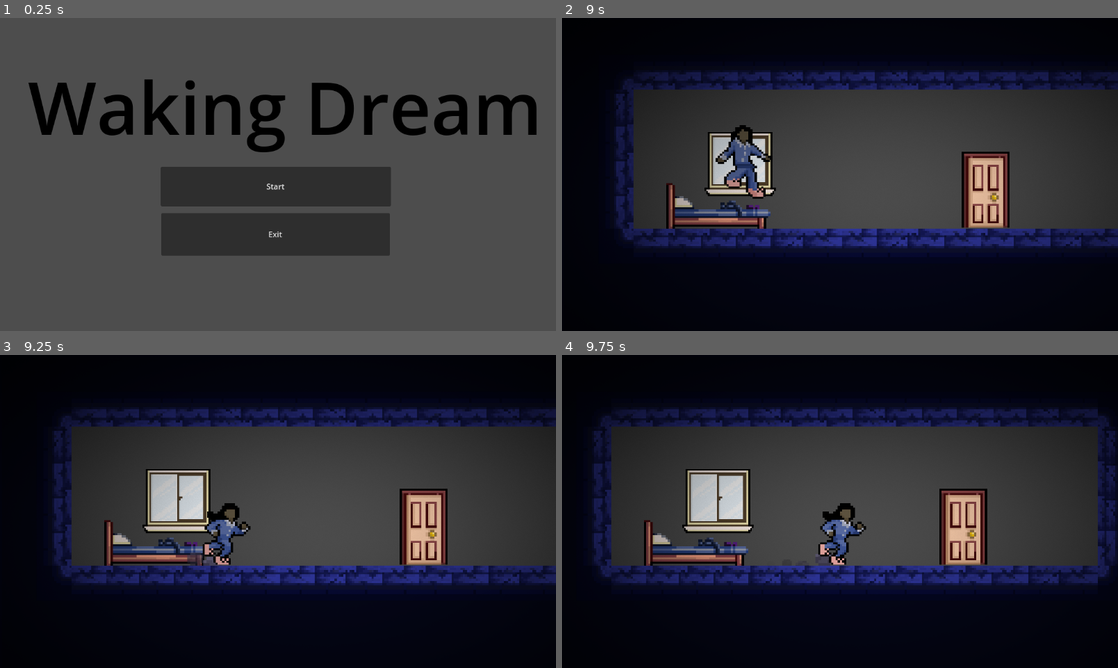
Above: before the commit, frames 1-4 (two rows, left to right).
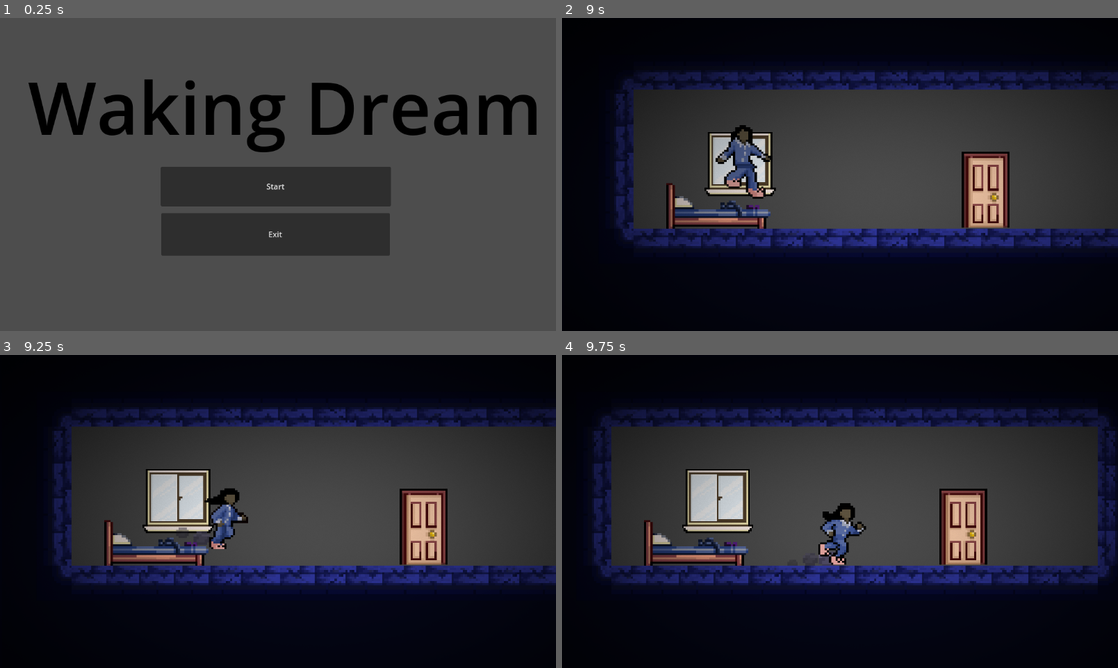
Above: after the commit, the same moments.

Repository: Bohsav/GMTK2025
Game: Godot game, scene res://Scenes/UI/MainMenu.tscn
Same seed, same stepped clock (60 frames per second), same inputs: the game is played once before the commit and once after it.
Inputs (mouse positions are in pixels of both pictures, inside the frame that each line leads up to):
- Up to frame 1 (0.25 s): no input
- Up to frame 2 (9 s): click "Start" at 0.5 s; tap Enter at 1.25 s; move the mouse to (962, 158) at 1.27 s; press the mouse at (962, 158) at 1.28 s; hold D (move_right) 1.28-2.78 s; tap Space (jump) at 1.52, 2, 2.27, 3.77, 4.52, 5.27, 6.77, 7.52, 8.27 s; move the mouse to (728, 190) at 2.02 s; release the mouse at (728, 190) at 2.03 s; click (728, 190) at 2.1 s; move the mouse to (984, 190) at 2.77 s; press the mouse at (984, 190) at 2.78 s; hold A (move_left) 2.78-3.53 s; move the mouse to (717, 205) at 3.52 s; release the mouse at (717, 205) at 3.53 s; hold D (move_right) 3.53-5.03 s; click (717, 205) at 3.6 s; move the mouse to (745, 161) at 4.27 s; press the mouse at (745, 161) at 4.28 s; move the mouse to (673, 127) at 5.02 s; release the mouse at (673, 127) at 5.03 s; hold A (move_left) 5.03-5.78 s; click (673, 127) at 5.1 s; move the mouse to (867, 174) at 5.77 s; press the mouse at (867, 174) at 5.78 s; hold D (move_right) 5.78-6.53 s; move the mouse to (756, 96) at 6.52 s; release the mouse at (756, 96) at 6.53 s; hold A (move_left) 6.53-8.03 s; click (756, 96) at 6.6 s; move the mouse to (962, 158) at 7.27 s; press the mouse at (962, 158) at 7.28 s; move the mouse to (728, 190) at 8.02 s; release the mouse at (728, 190) at 8.03 s; hold D (move_right) from 8.03 s (still down); click (728, 190) at 8.1 s; move the mouse to (895, 105) at 8.77 s; press the mouse at (895, 105) at 8.78 s
- Up to frame 3 (9.25 s): keep holding D (move_right)
- Up to frame 4 (9.75 s): keep holding D (move_right); move the mouse to (812, 574) at 9.52 s; release the mouse at (812, 574) at 9.53 s; click (812, 574) at 9.6 s

Frames 1-2 are identical in both runs. In frame 3, 1.2% of the frame differs, in the area x 31-46%, y 42-68%; in frame 4, less than 0.1%.

Commit message:
Collision addition
- Fixed interaction area for objects
- Added collisions on top of objects

Diff:
--- a/Scenes/Objects/AlarmClock.tscn
+++ b/Scenes/Objects/AlarmClock.tscn
@@ -10,7 +10,7 @@
 "
 
 [sub_resource type="RectangleShape2D" id="RectangleShape2D_iobnl"]
-size = Vector2(48, 22)
+size = Vector2(8, 4)
 
 [node name="AlarmClock" type="Node2D"]
 script = SubResource("GDScript_nic05")
@@ -21,6 +21,7 @@
 [node name="Area2D" type="Area2D" parent="."]
 
 [node name="CollisionShape2D" type="CollisionShape2D" parent="Area2D"]
+position = Vector2(89, 11)
 shape = SubResource("RectangleShape2D_iobnl")
 
 [connection signal="mouse_entered" from="Area2D" to="." method="_on_area_2d_mouse_entered"]
--- a/Scenes/Objects/Bed.tscn
+++ b/Scenes/Objects/Bed.tscn
@@ -12,6 +12,9 @@
 [sub_resource type="RectangleShape2D" id="RectangleShape2D_iobnl"]
 size = Vector2(48, 22)
 
+[sub_resource type="RectangleShape2D" id="RectangleShape2D_qv3i6"]
+size = Vector2(44, 9.75)
+
 [node name="Bed" type="Node2D"]
 script = SubResource("GDScript_nic05")
 
@@ -23,5 +26,12 @@
 [node name="CollisionShape2D" type="CollisionShape2D" parent="Area2D"]
 shape = SubResource("RectangleShape2D_iobnl")
 
+[node name="StaticBody2D" type="StaticBody2D" parent="."]
+
+[node name="CollisionShape2D" type="CollisionShape2D" parent="StaticBody2D"]
+position = Vector2(2, 6.125)
+shape = SubResource("RectangleShape2D_qv3i6")
+one_way_collision = true
+
 [connection signal="mouse_entered" from="Area2D" to="." method="_on_area_2d_mouse_entered"]
 [connection signal="mouse_exited" from="Area2D" to="." method="_on_area_2d_mouse_exited"]
--- a/Scenes/Objects/Key.tscn
+++ b/Scenes/Objects/Chair.tscn
@@ -13,16 +13,26 @@
 [sub_resource type="RectangleShape2D" id="RectangleShape2D_iobnl"]
 size = Vector2(28, 32)
 
+[sub_resource type="RectangleShape2D" id="RectangleShape2D_12uth"]
+size = Vector2(28, 14)
+
 [node name="Chair" type="Node2D"]
 script = SubResource("GDScript_nic05")
 
 [node name="Sprite" type="Sprite2D" parent="."]
-texture = ExtResource("1_f5qjs")
+texture = ExtResource("1_12uth")
 
 [node name="Area2D" type="Area2D" parent="."]
 
 [node name="CollisionShape2D" type="CollisionShape2D" parent="Area2D"]
 shape = SubResource("RectangleShape2D_iobnl")
 
+[node name="StaticBody2D" type="StaticBody2D" parent="."]
+
+[node name="CollisionShape2D" type="CollisionShape2D" parent="StaticBody2D"]
+position = Vector2(0, 9)
+shape = SubResource("RectangleShape2D_12uth")
+one_way_collision = true
+
 [connection signal="mouse_entered" from="Area2D" to="." method="_on_area_2d_mouse_entered"]
 [connection signal="mouse_exited" from="Area2D" to="." method="_on_area_2d_mouse_exited"]
--- a/Scenes/Objects/CoatHanger.tscn
+++ b/Scenes/Objects/CoatHanger.tscn
@@ -10,7 +10,7 @@
 "
 
 [sub_resource type="RectangleShape2D" id="RectangleShape2D_iobnl"]
-size = Vector2(48, 22)
+size = Vector2(18, 57)
 
 [node name="CoatHanger" type="Node2D"]
 script = SubResource("GDScript_nic05")
@@ -21,6 +21,7 @@
 [node name="Area2D" type="Area2D" parent="."]
 
 [node name="CollisionShape2D" type="CollisionShape2D" parent="Area2D"]
+position = Vector2(0, 2.5)
 shape = SubResource("RectangleShape2D_iobnl")
 
 [connection signal="mouse_entered" from="Area2D" to="." method="_on_area_2d_mouse_entered"]
--- a/Scenes/Objects/Computer.tscn
+++ b/Scenes/Objects/Computer.tscn
@@ -10,7 +10,10 @@
 "
 
 [sub_resource type="RectangleShape2D" id="RectangleShape2D_iobnl"]
-size = Vector2(48, 22)
+size = Vector2(29, 27)
+
+[sub_resource type="RectangleShape2D" id="RectangleShape2D_s8nc4"]
+size = Vector2(29, 15.875)
 
 [node name="Computer" type="Node2D"]
 script = SubResource("GDScript_nic05")
@@ -21,7 +24,15 @@
 [node name="Area2D" type="Area2D" parent="."]
 
 [node name="CollisionShape2D" type="CollisionShape2D" parent="Area2D"]
+position = Vector2(-0.5, 2.5)
 shape = SubResource("RectangleShape2D_iobnl")
+
+[node name="StaticBody2D" type="StaticBody2D" parent="."]
+
+[node name="CollisionShape2D" type="CollisionShape2D" parent="StaticBody2D"]
+position = Vector2(-0.5, 7.9375)
+shape = SubResource("RectangleShape2D_s8nc4")
+one_way_collision = true
 
 [connection signal="mouse_entered" from="Area2D" to="." method="_on_area_2d_mouse_entered"]
 [connection signal="mouse_exited" from="Area2D" to="." method="_on_area_2d_mouse_exited"]
--- a/Scenes/Objects/Dresser.tscn
+++ b/Scenes/Objects/Dresser.tscn
@@ -10,7 +10,10 @@
 "
 
 [sub_resource type="RectangleShape2D" id="RectangleShape2D_iobnl"]
-size = Vector2(48, 22)
+size = Vector2(43, 25)
+
+[sub_resource type="RectangleShape2D" id="RectangleShape2D_yvw1q"]
+size = Vector2(43, 24.875)
 
 [node name="Dresser" type="Node2D"]
 script = SubResource("GDScript_nic05")
@@ -21,7 +24,15 @@
 [node name="Area2D" type="Area2D" parent="."]
 
 [node name="CollisionShape2D" type="CollisionShape2D" parent="Area2D"]
+position = Vector2(0.5, 18.5)
 shape = SubResource("RectangleShape2D_iobnl")
+
+[node name="StaticBody2D" type="StaticBody2D" parent="."]
+
+[node name="CollisionShape2D" type="CollisionShape2D" parent="StaticBody2D"]
+position = Vector2(0.5, 18.5625)
+shape = SubResource("RectangleShape2D_yvw1q")
+one_way_collision = true
 
 [connection signal="mouse_entered" from="Area2D" to="." method="_on_area_2d_mouse_entered"]
 [connection signal="mouse_exited" from="Area2D" to="." method="_on_area_2d_mouse_exited"]
--- /dev/null
+++ b/Scenes/Objects/JumpThroughPlatform.tscn
@@ -0,0 +1,18 @@
+[gd_scene load_steps=3 format=3 uid="uid://dna5mdur0suym"]
+
+[ext_resource type="Texture2D" uid="uid://cuo5ai8mpiy3l" path="res://Assets/Object/Dresser.png" id="1_qi6hl"]
+
+[sub_resource type="RectangleShape2D" id="RectangleShape2D_5dsa6"]
+size = Vector2(43, 23.5)
+
+[node name="JumpThroughPlatform" type="Node2D"]
+
+[node name="StaticBody2D" type="StaticBody2D" parent="."]
+
+[node name="Sprite2D" type="Sprite2D" parent="StaticBody2D"]
+texture = ExtResource("1_qi6hl")
+
+[node name="CollisionShape2D" type="CollisionShape2D" parent="StaticBody2D"]
+position = Vector2(1, 18.75)
+shape = SubResource("RectangleShape2D_5dsa6")
+one_way_collision = true
--- a/Scenes/Objects/Laundry.tscn
+++ b/Scenes/Objects/Laundry.tscn
@@ -10,7 +10,7 @@
 "
 
 [sub_resource type="RectangleShape2D" id="RectangleShape2D_iobnl"]
-size = Vector2(48, 22)
+size = Vector2(32, 10)
 
 [node name="Laundry" type="Node2D"]
 script = SubResource("GDScript_nic05")
@@ -21,6 +21,7 @@
 [node name="Area2D" type="Area2D" parent="."]
 
 [node name="CollisionShape2D" type="CollisionShape2D" parent="Area2D"]
+position = Vector2(32, 27)
 shape = SubResource("RectangleShape2D_iobnl")
 
 [connection signal="mouse_entered" from="Area2D" to="." method="_on_area_2d_mouse_entered"]
--- a/Scenes/Objects/LaundryBasket.tscn
+++ b/Scenes/Objects/LaundryBasket.tscn
@@ -10,7 +10,10 @@
 "
 
 [sub_resource type="RectangleShape2D" id="RectangleShape2D_iobnl"]
-size = Vector2(48, 22)
+size = Vector2(16, 17)
+
+[sub_resource type="RectangleShape2D" id="RectangleShape2D_tu7to"]
+size = Vector2(16, 16.875)
 
 [node name="LaundryBasket" type="Node2D"]
 script = SubResource("GDScript_nic05")
@@ -21,7 +24,15 @@
 [node name="Area2D" type="Area2D" parent="."]
 
 [node name="CollisionShape2D" type="CollisionShape2D" parent="Area2D"]
+position = Vector2(-1, 7.5)
 shape = SubResource("RectangleShape2D_iobnl")
+
+[node name="StaticBody2D" type="StaticBody2D" parent="."]
+
+[node name="CollisionShape2D" type="CollisionShape2D" parent="StaticBody2D"]
+position = Vector2(-1, 7.5625)
+shape = SubResource("RectangleShape2D_tu7to")
+one_way_collision = true
 
 [connection signal="mouse_entered" from="Area2D" to="." method="_on_area_2d_mouse_entered"]
 [connection signal="mouse_exited" from="Area2D" to="." method="_on_area_2d_mouse_exited"]
--- a/Scenes/Objects/Library.tscn
+++ b/Scenes/Objects/Library.tscn
@@ -10,7 +10,10 @@
 "
 
 [sub_resource type="RectangleShape2D" id="RectangleShape2D_iobnl"]
-size = Vector2(48, 22)
+size = Vector2(9, 41)
+
+[sub_resource type="RectangleShape2D" id="RectangleShape2D_n8fae"]
+size = Vector2(9, 40.875)
 
 [node name="Library" type="Node2D"]
 script = SubResource("GDScript_nic05")
@@ -21,7 +24,15 @@
 [node name="Area2D" type="Area2D" parent="."]
 
 [node name="CollisionShape2D" type="CollisionShape2D" parent="Area2D"]
+position = Vector2(8.5, 3.5)
 shape = SubResource("RectangleShape2D_iobnl")
+
+[node name="StaticBody2D" type="StaticBody2D" parent="."]
+
+[node name="CollisionShape2D" type="CollisionShape2D" parent="StaticBody2D"]
+position = Vector2(8.5, 3.5625)
+shape = SubResource("RectangleShape2D_n8fae")
+one_way_collision = true
 
 [connection signal="mouse_entered" from="Area2D" to="." method="_on_area_2d_mouse_entered"]
 [connection signal="mouse_exited" from="Area2D" to="." method="_on_area_2d_mouse_exited"]
--- a/Scenes/Objects/Wardrobe.tscn
+++ b/Scenes/Objects/Wardrobe.tscn
@@ -10,7 +10,10 @@
 "
 
 [sub_resource type="RectangleShape2D" id="RectangleShape2D_iobnl"]
-size = Vector2(48, 22)
+size = Vector2(41, 52)
+
+[sub_resource type="RectangleShape2D" id="RectangleShape2D_aywhb"]
+size = Vector2(41, 51.875)
 
 [node name="Wardrobe" type="Node2D"]
 script = SubResource("GDScript_nic05")
@@ -21,7 +24,15 @@
 [node name="Area2D" type="Area2D" parent="."]
 
 [node name="CollisionShape2D" type="CollisionShape2D" parent="Area2D"]
+position = Vector2(-1.5, 6)
 shape = SubResource("RectangleShape2D_iobnl")
+
+[node name="StaticBody2D" type="StaticBody2D" parent="."]
+
+[node name="CollisionShape2D" type="CollisionShape2D" parent="StaticBody2D"]
+position = Vector2(-1.5, 5.9375)
+shape = SubResource("RectangleShape2D_aywhb")
+one_way_collision = true
 
 [connection signal="mouse_entered" from="Area2D" to="." method="_on_area_2d_mouse_entered"]
 [connection signal="mouse_exited" from="Area2D" to="." method="_on_area_2d_mouse_exited"]
--- a/Scenes/Objects/Window.tscn
+++ b/Scenes/Objects/Window.tscn
@@ -11,7 +11,7 @@
 "
 
 [sub_resource type="RectangleShape2D" id="RectangleShape2D_iobnl"]
-size = Vector2(28, 32)
+size = Vector2(41, 35)
 
 [node name="Window" type="Node2D"]
 script = SubResource("GDScript_nic05")
@@ -22,6 +22,7 @@
 [node name="Area2D" type="Area2D" parent="."]
 
 [node name="CollisionShape2D" type="CollisionShape2D" parent="Area2D"]
+position = Vector2(-2.5, 1.5)
 shape = SubResource("RectangleShape2D_iobnl")
 
 [connection signal="mouse_entered" from="Area2D" to="." method="_on_area_2d_mouse_entered"]
Not shown: 1 places in Scenes/Objects/Bed.tscn that only renumber resources
Not shown: 1 places in Scenes/Objects/Chair.tscn that only renumber resources
Not shown: 1 places in Scenes/Objects/Computer.tscn that only renumber resources
Not shown: 1 places in Scenes/Objects/Dresser.tscn that only renumber resources
Not shown: 1 places in Scenes/Objects/LaundryBasket.tscn that only renumber resources
Not shown: 1 places in Scenes/Objects/Library.tscn that only renumber resources
Not shown: 1 places in Scenes/Objects/Wardrobe.tscn that only renumber resources
